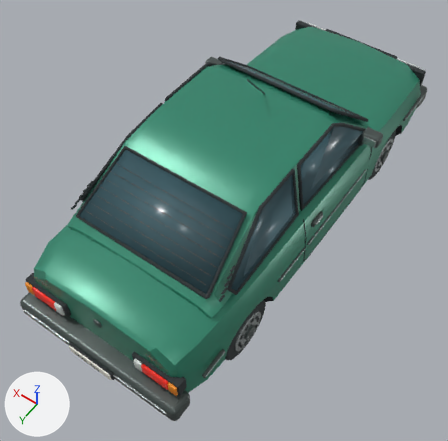
The glTF model vehicles/vovlo_434.glb, before and after one commit.
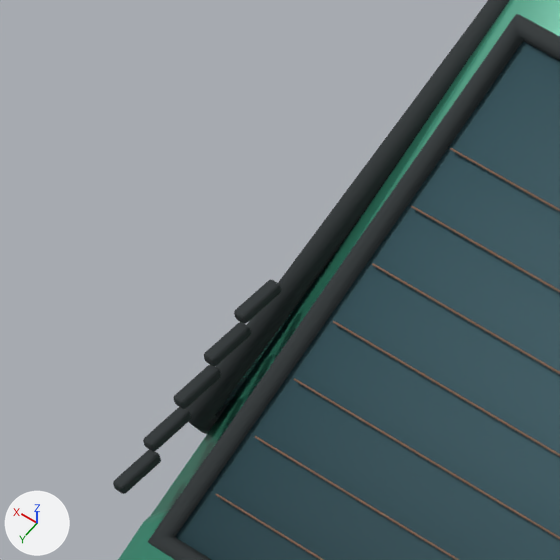
The first picture shows the older version from a camera (50 mm lens) standing at (-2.04, 3.29, 4.82) and looking at (-0.07, 0.54, 0.5). The close-ups show the older and then the newer version on the part from 12% to 29% of the width and 33% to 50% of the height of that picture. Only the edits that show in the close-ups are written down. Arrows for +X, +Y and +Z are at lower left; the lights stay in place. Where no turn or scale is listed for an object, it has been applied to the vertices. Vertices at exactly the same position are counted once.

Before the edit, the objects in view are built like this:
```python
ob_painted_hatchback_cabin = bpy.data.objects.new('Painted hatchback cabin', me_painted_hatchback_cabin_precision_surface)
ob_painted_hatchback_cabin.location = (0.0, 0.0, 0.0)
ob_quarter_pillar_vent_005 = bpy.data.objects.new('Quarter pillar vent.005', me_cube_082)
ob_quarter_pillar_vent_005.location = (0.712, 1.46, 1.054)
ob_quarter_pillar_vent_006 = bpy.data.objects.new('Quarter pillar vent.006', me_cube_083)
ob_quarter_pillar_vent_006.location = (0.704, 1.415, 1.085)
ob_quarter_pillar_vent_007 = bpy.data.objects.new('Quarter pillar vent.007', me_cube_084)
ob_quarter_pillar_vent_007.location = (0.696, 1.37, 1.116)
ob_quarter_pillar_vent_008 = bpy.data.objects.new('Quarter pillar vent.008', me_cube_085)
ob_quarter_pillar_vent_008.location = (0.688, 1.325, 1.147)
ob_quarter_pillar_vent_009 = bpy.data.objects.new('Quarter pillar vent.009', me_cube_086)
ob_quarter_pillar_vent_009.location = (0.68, 1.28, 1.178)
# also in view: 'Rear heater trace.002' at (0.0, 1.33, 1.17); 'Hatch glass' at (0.0, 1.24, 1.22); 'Rear quarter window rubber seal.001' at (0.68, 0.9, 1.19); 'Hatch glass rubber seal' at (0.0, 1.24, 1.22); 'Rear heater trace.003' at (0.0, 1.27, 1.21)
```
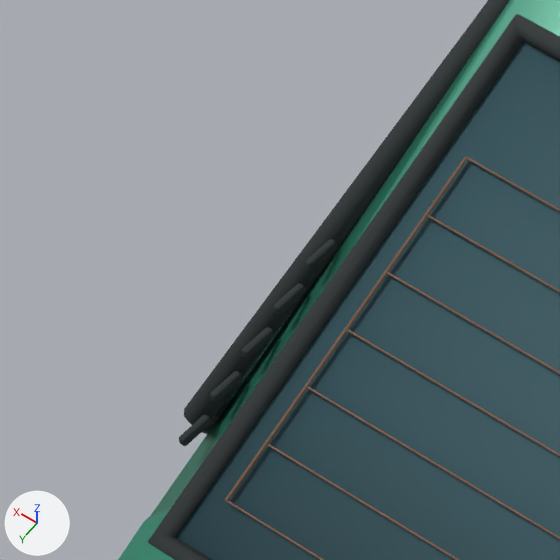
What differs and where, as boxes (x1, y1, x2, y2) in the close-ups (560 x 560 px):
'Rear heater bus bar.001', added: after (225, 157, 467, 501)
'Quarter pillar vent.005', reshaped, moved (33% narrower, 30% shorter): before (113, 449, 161, 494); after (179, 415, 211, 446)
'Quarter pillar vent.006', reshaped, moved (33% narrower, 29% shorter): before (143, 407, 191, 451); after (210, 371, 242, 402)
'Quarter pillar vent.009', reshaped, moved (33% narrower, 29% shorter): before (234, 280, 281, 324); after (306, 239, 337, 270)
'Quarter pillar vent.008', reshaped, moved (33% narrower, 29% shorter): before (204, 322, 251, 366); after (274, 283, 305, 314)
'Quarter pillar vent.007', reshaped, moved (31% narrower, 29% shorter): before (174, 365, 221, 409); after (242, 327, 274, 358)

The change, as a list of edits to the scene's bpy script:
```text
Change me_cube_082:
    remove me_cube_082.from_pydata(...)  # 96 vertices, 188 faces; spans x -0.008..0.008, y -0.029..0.029, z -0.007..0.007
    add me_cube_082.from_pydata(...)  # 96 vertices, 188 faces; spans x -0.0045..0.0045, y -0.0205..0.0205, z -0.006..0.006
    me_cube_082 part 1: 96 of 96 vertices moved; they spanned x -0.008..0.008, y -0.029..0.029, z -0.007..0.007 and now span x -0.0045..0.0045, y -0.0205..0.0205, z -0.006..0.006; mean shift (0.0, 0.0, 0.0)
Change me_cube_083:
    remove me_cube_083.from_pydata(...)  # 96 vertices, 188 faces; spans x -0.008..0.008, y -0.029..0.029, z -0.007..0.007
    add me_cube_083.from_pydata(...)  # 96 vertices, 188 faces; spans x -0.0045..0.0045, y -0.0205..0.0205, z -0.006..0.006
    me_cube_083 part 2: 96 of 96 vertices moved; they spanned x -0.008..0.008, y -0.029..0.029, z -0.007..0.007 and now span x -0.0045..0.0045, y -0.0205..0.0205, z -0.006..0.006; mean shift (0.0, 0.0, 0.0)
Change me_cube_084:
    remove me_cube_084.from_pydata(...)  # 96 vertices, 188 faces; spans x -0.008..0.008, y -0.029..0.029, z -0.007..0.007
    add me_cube_084.from_pydata(...)  # 96 vertices, 188 faces; spans x -0.0045..0.0045, y -0.0205..0.0205, z -0.006..0.006
    me_cube_084 part 3: 96 of 96 vertices moved; they spanned x -0.008..0.008, y -0.029..0.029, z -0.007..0.007 and now span x -0.0045..0.0045, y -0.0205..0.0205, z -0.006..0.006; mean shift (0.0, 0.0, 0.0)
Change me_cube_085:
    remove me_cube_085.from_pydata(...)  # 96 vertices, 188 faces; spans x -0.008..0.008, y -0.029..0.029, z -0.007..0.007
    add me_cube_085.from_pydata(...)  # 96 vertices, 188 faces; spans x -0.0045..0.0045, y -0.0205..0.0205, z -0.006..0.006
    me_cube_085 part 4: 96 of 96 vertices moved; they spanned x -0.008..0.008, y -0.029..0.029, z -0.007..0.007 and now span x -0.0045..0.0045, y -0.0205..0.0205, z -0.006..0.006; mean shift (0.0, 0.0, 0.0)
Change me_cube_086:
    remove me_cube_086.from_pydata(...)  # 96 vertices, 188 faces; spans x -0.008..0.008, y -0.029..0.029, z -0.007..0.007
    add me_cube_086.from_pydata(...)  # 96 vertices, 188 faces; spans x -0.0045..0.0045, y -0.0205..0.0205, z -0.006..0.006
    me_cube_086 part 5: 96 of 96 vertices moved; they spanned x -0.008..0.008, y -0.029..0.029, z -0.007..0.007 and now span x -0.0045..0.0045, y -0.0205..0.0205, z -0.006..0.006; mean shift (0.0, 0.0, 0.0)
Change ob_quarter_pillar_vent_005:
    ob_quarter_pillar_vent_005.location: (0.712, 1.46, 1.054) -> (0.693, 1.39, 1.066)
Change ob_quarter_pillar_vent_006:
    ob_quarter_pillar_vent_006.location: (0.704, 1.415, 1.085) -> (0.684, 1.343, 1.098)
Change ob_quarter_pillar_vent_007:
    ob_quarter_pillar_vent_007.location: (0.696, 1.37, 1.116) -> (0.676, 1.296, 1.13)
Change ob_quarter_pillar_vent_008:
    ob_quarter_pillar_vent_008.location: (0.688, 1.325, 1.147) -> (0.668, 1.249, 1.162)
Change ob_quarter_pillar_vent_009:
    ob_quarter_pillar_vent_009.location: (0.68, 1.28, 1.178) -> (0.659, 1.202, 1.194)
Add ob_rear_heater_bus_bar_001:
    ob_rear_heater_bus_bar_001 = bpy.data.objects.new('Rear heater bus bar.001', me_rear_heater_bus_bar_001)  # 70 vertices, 136 faces; spans x 0.534..0.582, y 1.086..1.456, z 1.094..1.321; in mat_copper_heater_trace (brown #7c5d48)
    ob_rear_heater_bus_bar_001.location = (0.0, 0.0, 0.0)
```
